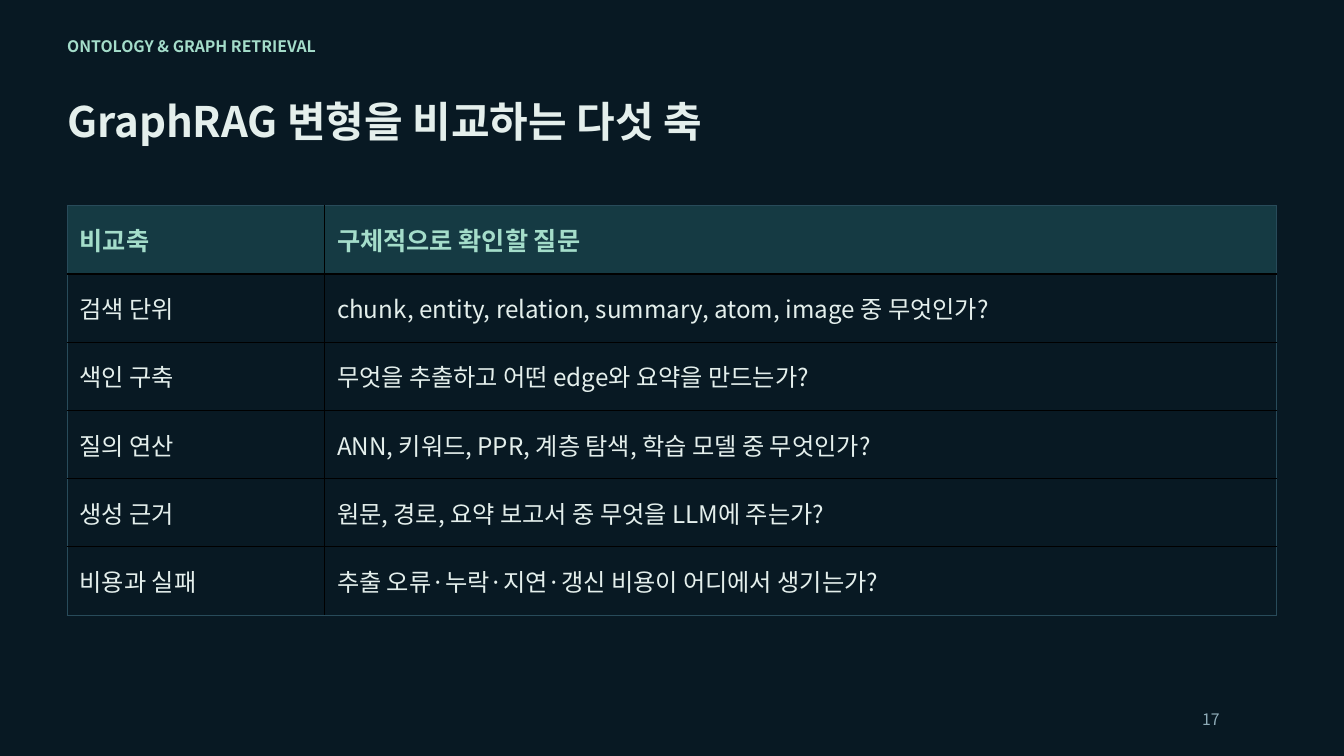
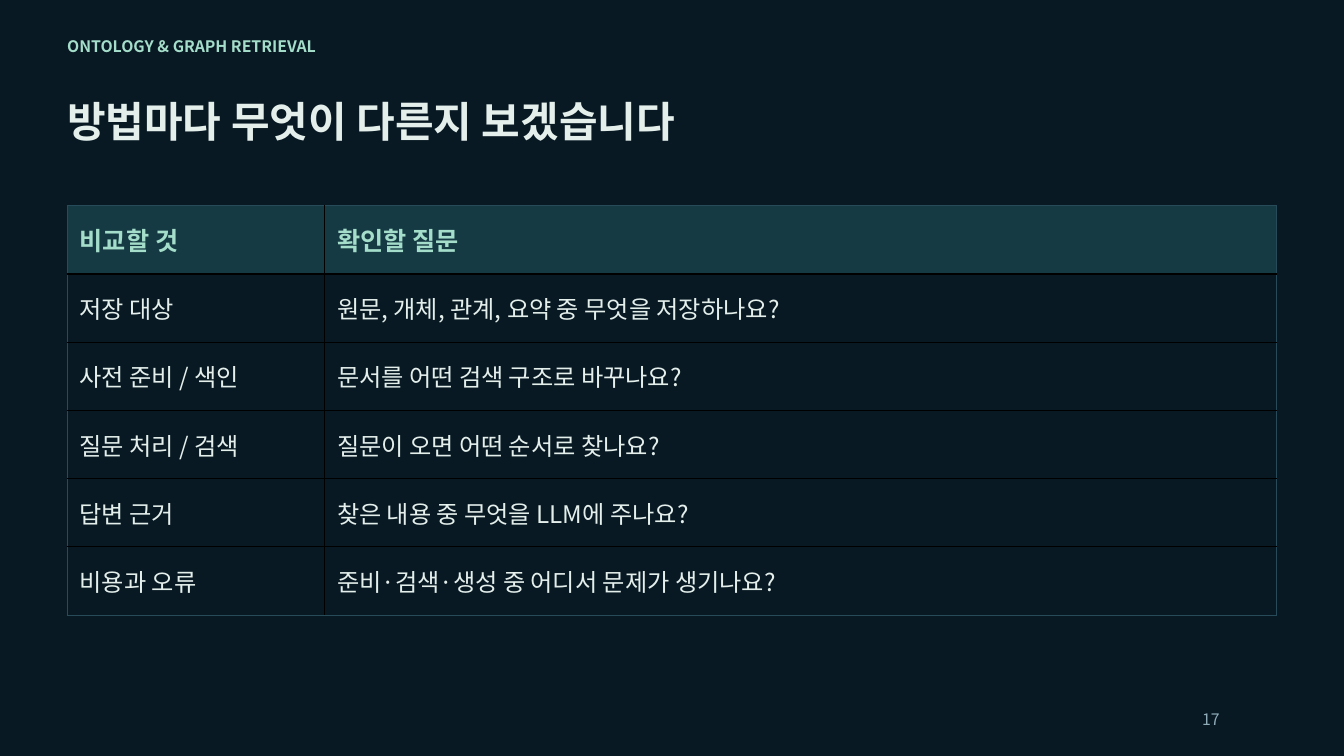
Before and after one commit to euiyulsong/graphrag-atlas, a slide deck: slide 17 of slides/GraphRAG_Atlas_Tech_Seminar.pptx. Drawn at 1344x756 pixels with LibreOffice and Linux fonts; fonts in the diff are those of the drawing. Boxes give left, top, right and bottom in pixels: in the first picture for what was removed or moved away, otherwise in the second. Text is boxed around its words. In the diff, an @@ line names an element or a change of style, - is before the commit and + after.

```diff
--- a/slides/GraphRAG_Atlas_Tech_Seminar.pptx
+++ b/slides/GraphRAG_Atlas_Tech_Seminar.pptx
@@ text at bbox=[67, 101, 675, 141]: text changed @@
-GraphRAG 변형을 비교하는 다섯 축
+방법마다 무엇이 다른지 보겠습니다
@@ table at bbox=[68, 206, 1277, 615] @@
-row 1, column 1: 비교축
+row 1, column 1: 비교할 것
-row 1, column 2: 구체적으로 확인할 질문
+row 1, column 2: 확인할 질문
-row 2, column 1: 검색 단위
+row 2, column 1: 저장 대상
-row 2, column 2: chunk, entity, relation, summary, atom, image 중 무엇인가?
+row 2, column 2: 원문, 개체, 관계, 요약 중 무엇을 저장하나요?
-row 3, column 1: 색인 구축
+row 3, column 1: 사전 준비 / 색인
-row 3, column 2: 무엇을 추출하고 어떤 edge와 요약을 만드는가?
+row 3, column 2: 문서를 어떤 검색 구조로 바꾸나요?
-row 4, column 1: 질의 연산
+row 4, column 1: 질문 처리 / 검색
-row 4, column 2: ANN, 키워드, PPR, 계층 탐색, 학습 모델 중 무엇인가?
+row 4, column 2: 질문이 오면 어떤 순서로 찾나요?
-row 5, column 1: 생성 근거
+row 5, column 1: 답변 근거
-row 5, column 2: 원문, 경로, 요약 보고서 중 무엇을 LLM에 주는가?
+row 5, column 2: 찾은 내용 중 무엇을 LLM에 주나요?
-row 6, column 1: 비용과 실패
+row 6, column 1: 비용과 오류
-row 6, column 2: 추출 오류·누락·지연·갱신 비용이 어디에서 생기는가?
+row 6, column 2: 준비·검색·생성 중 어디서 문제가 생기나요?
```
Also in this commit, not shown: 40 other slides changed, 19 slides added, 19 slides removed, 5 other files.
